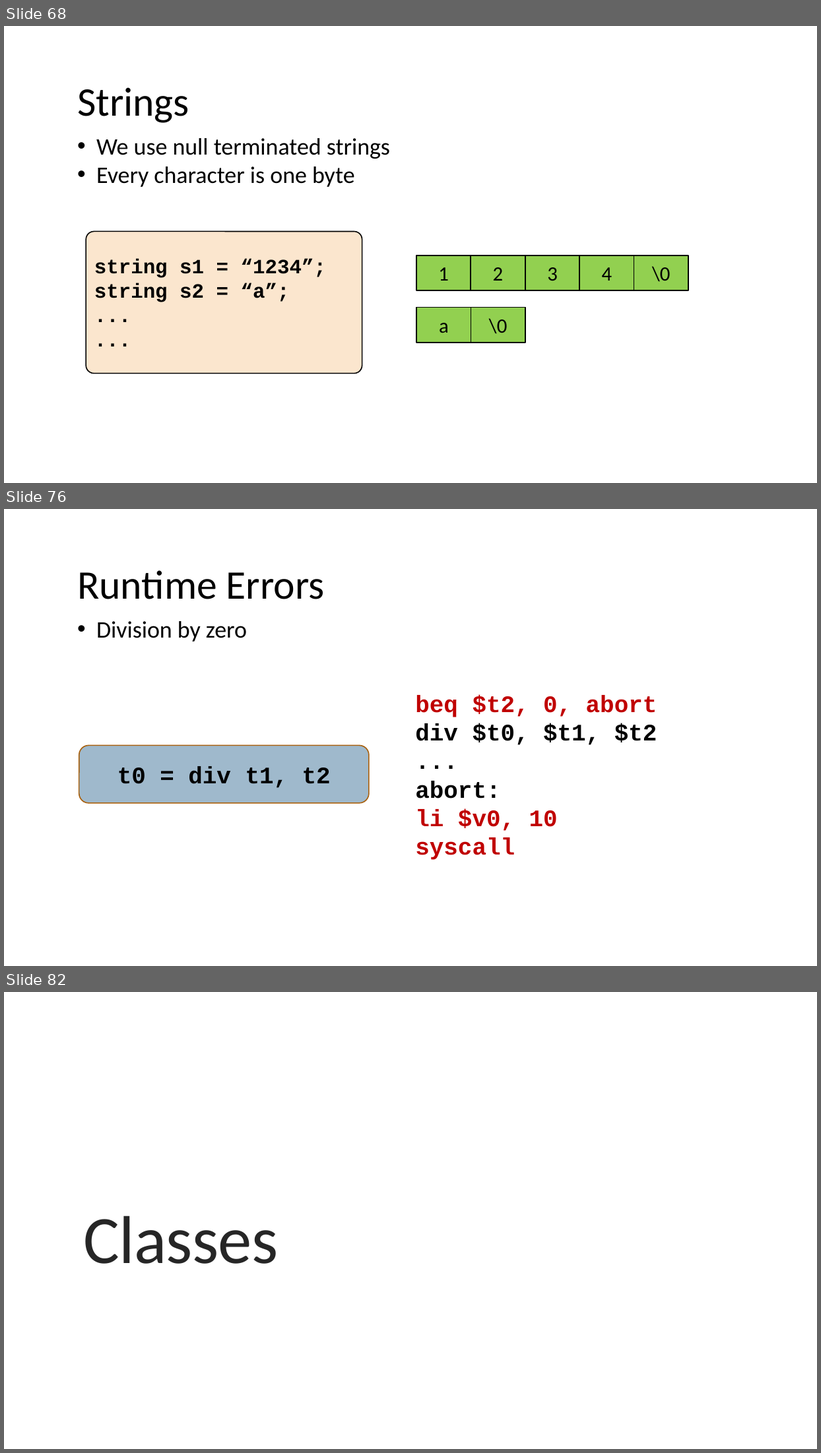
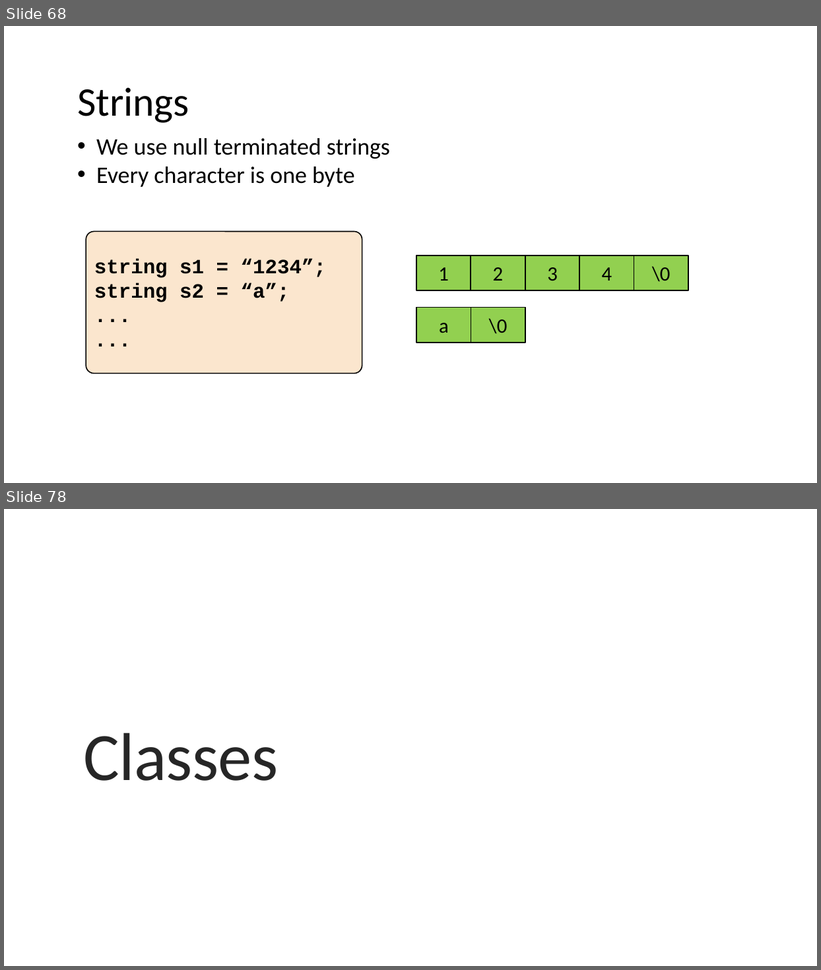
Before and after one commit to nivshani/compilation, a slide deck: slides/codegen.pptx. Shown one above the other, each under a label of ours: slides 68, 76 and 82 before the commit, slides 68 and 78 after it; the slides between them are not shown. The pictures are 821x1453 and 821x970 pixels, drawn with LibreOffice and Linux fonts; fonts in the diff are those of the drawing. Boxes give left, top, right and bottom in pixels: in the first picture for what was removed or moved away, otherwise in the second. Text is boxed around its words. In the diff, an @@ line names an element or a change of style, - is before the commit and + after.

```diff
--- a/slides/codegen.pptx
+++ b/slides/codegen.pptx
@@ slide 76 removed at <box>4,509,817,966</box>, background #FFFFFF @@
@@ text removed at <box>77,570,325,599</box> @@
-Runtime Errors
@@ text removed at <box>96,621,247,642</box> @@
-• Division by zero
@@ text removed at <box>415,696,657,860</box> @@
-beq $t2, 0, abort
-div $t0, $t1, $t2
-...
-abort:
-li $v0, 10
-syscall
@@ rounded rectangle removed at <box>79,746,369,803</box> @@
-t0 = div t1, t2
@@ what was slide 82 is now slide 78 @@
```
Also in this commit, not shown: 9 slides changed, 2 slides added, 5 other slides removed, 1 other file.
